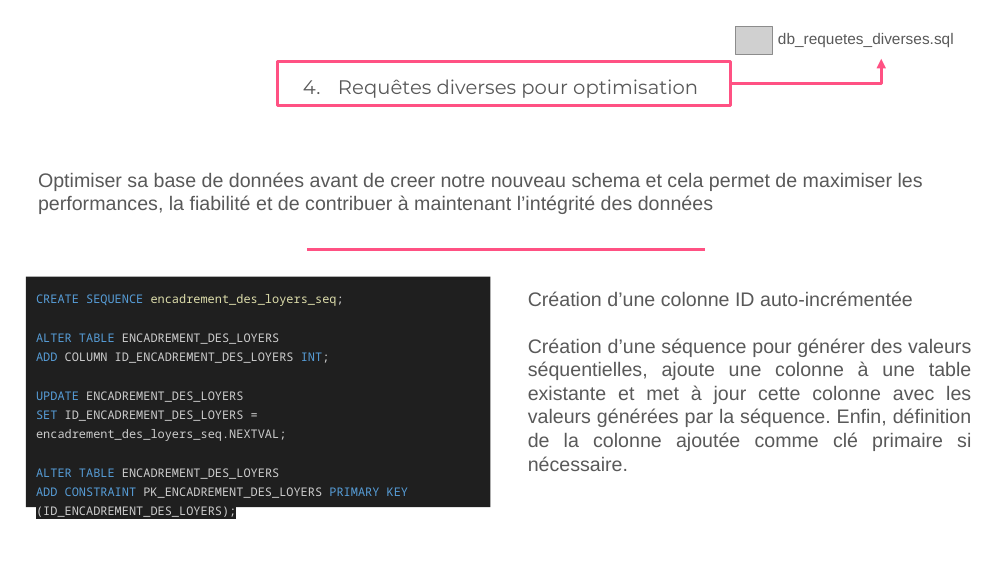
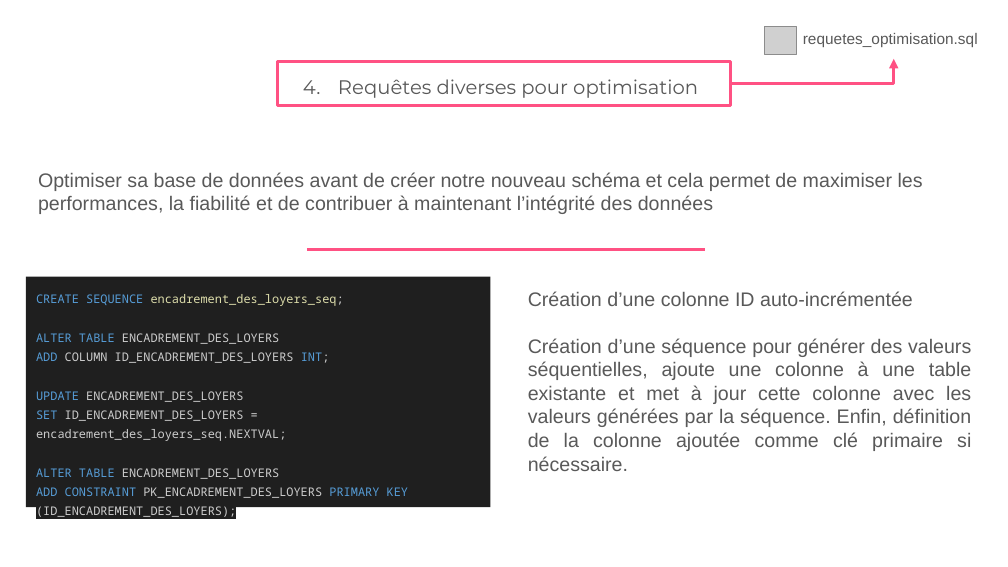
Before and after one commit to melanie-donne/Analyse_immobilier_paris, a slide deck: slide 14 of rapports/Soutenance Mélanie Donne - JEMS - Datascientest.pptx. Drawn at 1008x567 pixels with LibreOffice and Linux fonts; fonts in the diff are those of the drawing; grey boxes stand for pictures. Boxes give left, top, right and bottom in pixels: in the first picture for what was removed or moved away, otherwise in the second. Text is boxed around its words. In the diff, an @@ line names an element or a change of style, - is before the commit and + after.

```diff
--- a/rapports/Soutenance Mélanie Donne - JEMS - Datascientest.pptx
+++ b/rapports/Soutenance Mélanie Donne - JEMS - Datascientest.pptx
@@ picture: place and size @@
-picture at (736,26,772,54)
+picture at (764,26,796,54)
@@ elbow arrow moved from (731, 84) - (881, 58) to (731, 84) - (894, 58) @@
@@ text at (803,33,978,47): text changed @@
-db_requetes_diverses.sql
+requetes_optimisation.sql
@@ text at (38,172,923,214): text changed @@
-Optimiser sa base de données avant de creer notre nouveau schema et cela permet de maximiser les performances, la fiabilité et de contribuer à maintenant l’intégrité des données
+Optimiser sa base de données avant de créer notre nouveau schéma et cela permet de maximiser les performances, la fiabilité et de contribuer à maintenant l’intégrité des données
```
Also in this commit, not shown: 9 other slides changed, 1 slide removed, 2 other files.
